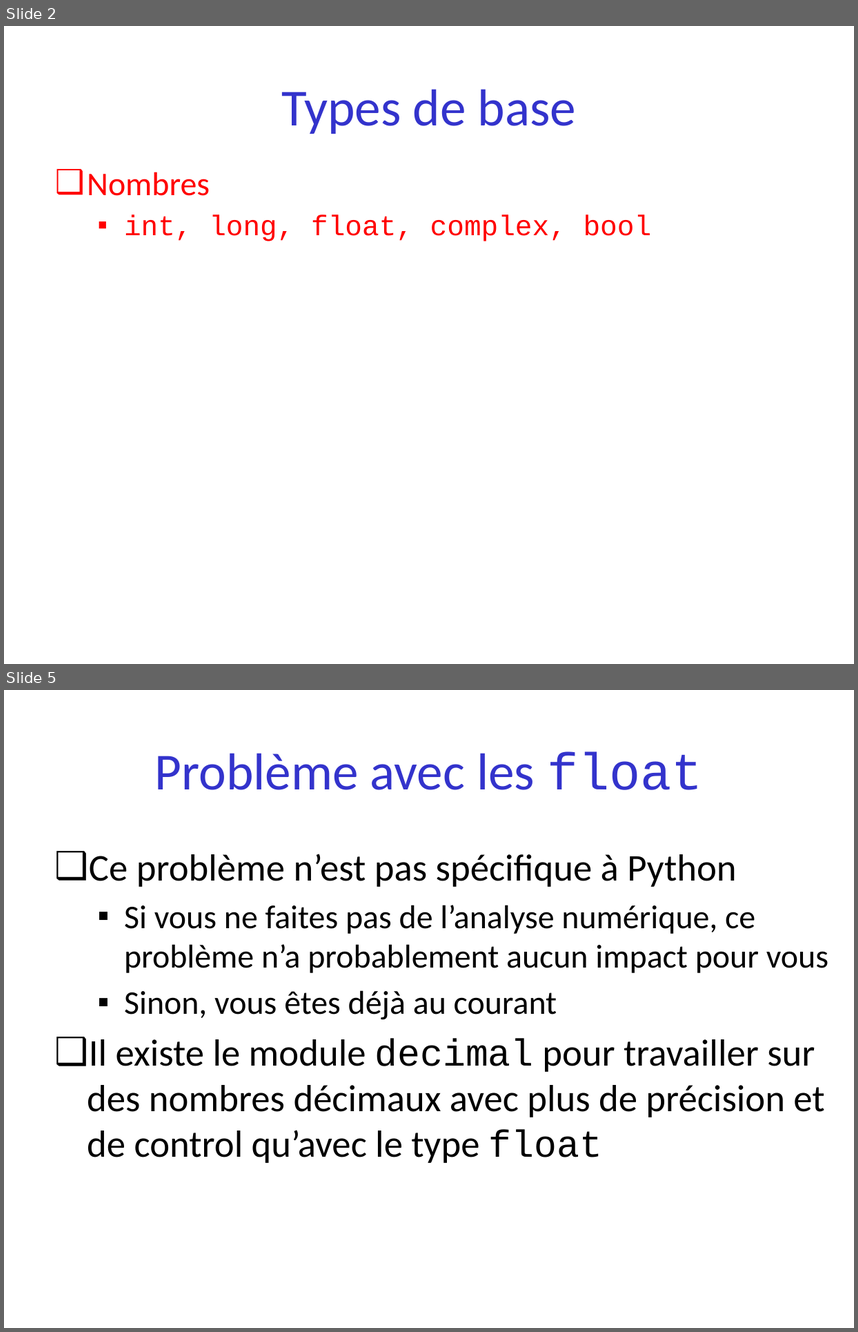
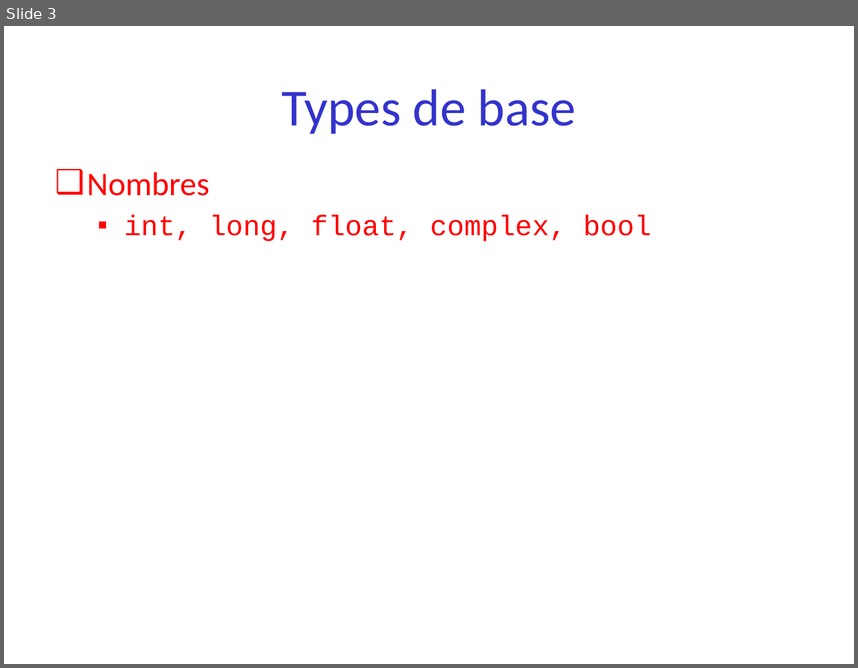
Before and after one commit to parmentelat/flotpython-archive, a slide deck: semaine2/semaine2-1.pptx. Shown one above the other, each under a label of ours: slides 2 and 5 before the commit, slide 3 after it; the slides between them are not shown. The pictures are 858x1332 and 858x668 pixels, drawn with LibreOffice and Linux fonts; fonts in the diff are those of the drawing. Boxes give left, top, right and bottom in pixels: in the first picture for what was removed or moved away, otherwise in the second. Text is boxed around its words. In the diff, an @@ line names an element or a change of style, - is before the commit and + after.

Commit message:
split the semaine2-1* to move all the float discussion and math module to semaine2-2
initial commit for semaine2-2*

```diff
--- a/semaine2/semaine2-1.pptx
+++ b/semaine2/semaine2-1.pptx
@@ slide 5 removed at box(4, 690, 854, 1328), background #FFFFFF @@
@@ title removed at box(155, 751, 703, 790) @@
-Problème avec les float
@@ text removed at box(87, 854, 829, 1163) @@
-❑ Ce problème n’est pas spécifique à Python
-  ▪ Si vous ne faites pas de l’analyse numérique, ce problème n’a probablement aucun impact pour vous
-  ▪ Sinon, vous êtes déjà au courant
-❑ Il existe le module decimal pour travailler sur des nombres décimaux avec plus de précision et de control qu’avec le type float
@@ what was slide 2 is now slide 3 @@
```
Also in this commit, not shown: 1 slide added, 3 other slides removed, 3 other files.
